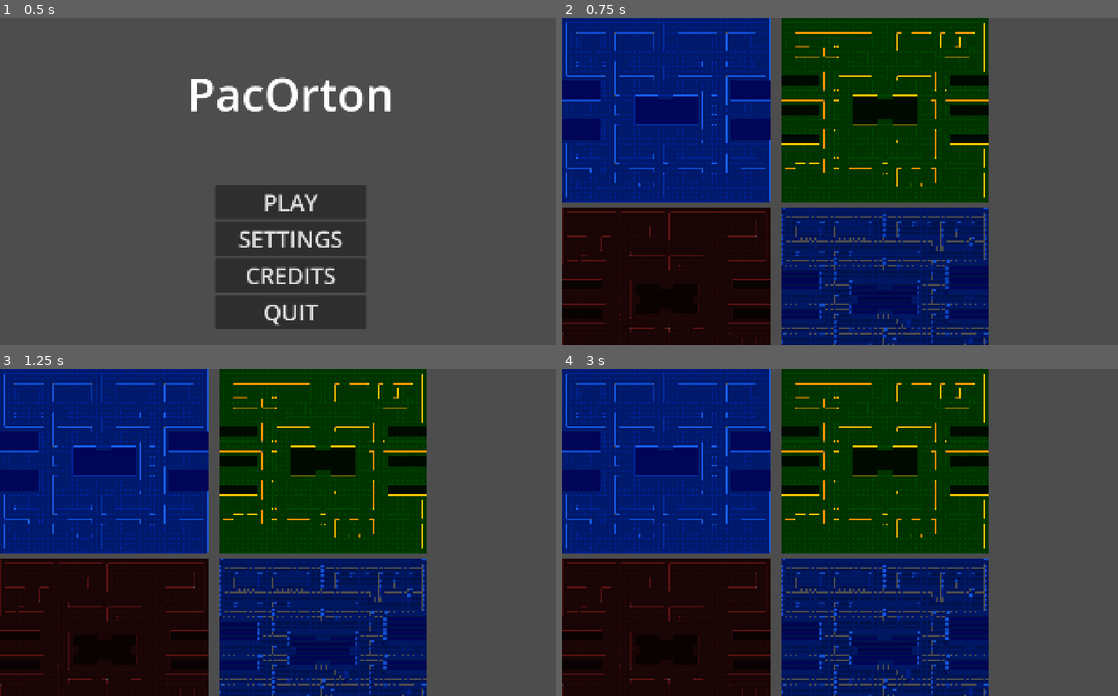
Above: before the commit, frames 1-4 (two rows, left to right).
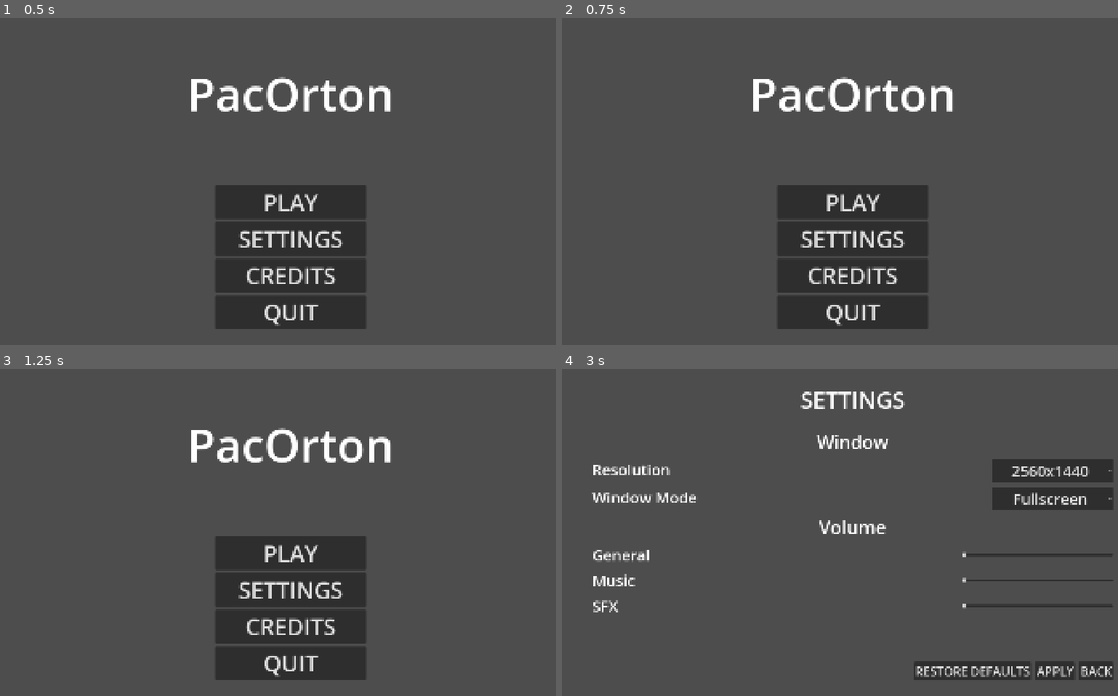
Above: after the commit, the same moments.

Repository: Ferreira06/PacOrton
Game: Godot game, scene res://main_menu.tscn
The game is run twice, just before and just after one commit, with the same random seed, the same clock (stepped at 60 frames per second) and the same inputs.
Inputs (mouse positions are in pixels of both pictures, inside the frame that each line leads up to):
- Up to frame 1 (0.5 s): no input
- Up to frame 2 (0.75 s): click "PLAY" at 0.5 s
- Up to frame 3 (1.25 s): no input
- Up to frame 4 (3 s): click (851, 552) at 1.25 s, where only the run after the commit has a clickable "PLAY"; click (851, 552) at 2 s, where only the run after the commit has a clickable "PLAY"; click (851, 591) at 2.75 s, where only the run after the commit has a clickable "SETTINGS"

Frame 1 is identical in both runs. In frame 2, 74% of the frame differs, in the area x 0-77%, y 0-100%; in frame 3, 74%; in frame 4, 77%, in the area x 0-99%, y 0-100%.

Commit message:
chore: buttons' scripts changed to embedded for better organization

Diff:
--- a/main_menu.tscn
+++ b/main_menu.tscn
@@ -1,17 +1,32 @@
-[gd_scene load_steps=6 format=3 uid="uid://c30qrm1xpi7yk"]
-
-[ext_resource type="Script" uid="uid://cill75o65jf1f" path="res://play.gd" id="1_06t4h"]
-[ext_resource type="Script" uid="uid://daartcxye8tln" path="res://quit.gd" id="2_7vrkn"]
-[ext_resource type="Script" uid="uid://c6rbt8ikshhll" path="res://settings.gd" id="2_fu7sn"]
+[gd_scene load_steps=5 format=3 uid="uid://c30qrm1xpi7yk"]
 
 [sub_resource type="Theme" id="Theme_rhts7"]
 
-[sub_resource type="GDScript" id="GDScript_fu7sn"]
+[sub_resource type="GDScript" id="GDScript_rhts7"]
+resource_name = "play_button"
 script/source = "extends Button
 
 
 func _pressed() -> void:
-	get_tree().change_scene_to_file(\"res://credits_menu.tscn\")
+	get_tree().change_scene_to_file(\"res://main_menu.tscn\")
+"
+
+[sub_resource type="GDScript" id="GDScript_7vrkn"]
+resource_name = "settings_button"
+script/source = "extends Button
+
+
+func _pressed() -> void:
+	get_tree().change_scene_to_file(\"res://settings_menu.tscn\")
+"
+
+[sub_resource type="GDScript" id="GDScript_06t4h"]
+resource_name = "quit_button"
+script/source = "extends Button
+
+
+func _pressed() -> void:
+	get_tree().quit()
 "
 
 [node name="MainMenu" type="Control"]
@@ -43,7 +58,7 @@
 layout_mode = 2
 theme_override_font_sizes/font_size = 75
 text = "PLAY"
-script = ExtResource("1_06t4h")
+script = SubResource("GDScript_rhts7")
 
 [node name="Settings" type="Button" parent="CenterContainer/MainButtons"]
 custom_minimum_size = Vector2(500, 0)
@@ -51,7 +66,7 @@
 theme_override_font_sizes/font_size = 75
 text = "SETTINGS
 "
-script = ExtResource("2_fu7sn")
+script = SubResource("GDScript_7vrkn")
 
 [node name="Credits" type="Button" parent="CenterContainer/MainButtons"]
 custom_minimum_size = Vector2(500, 0)
@@ -59,7 +74,6 @@
 theme_override_font_sizes/font_size = 75
 text = "CREDITS
 "
-script = SubResource("GDScript_fu7sn")
 
 [node name="Quit" type="Button" parent="CenterContainer/MainButtons"]
 custom_minimum_size = Vector2(500, 0)
@@ -67,4 +81,4 @@
 theme_override_font_sizes/font_size = 75
 text = "QUIT
 "
-script = ExtResource("2_7vrkn")
+script = SubResource("GDScript_06t4h")
--- a/play.gd
+++ /dev/null
@@ -1,5 +0,0 @@
-extends Button
-
-
-func _pressed() -> void:
-	get_tree().change_scene_to_file("res://main_game.tscn")
--- a/quit.gd
+++ /dev/null
@@ -1,5 +0,0 @@
-extends Button
-
-
-func _pressed() -> void:
-	get_tree().quit()
--- a/settings.gd
+++ /dev/null
@@ -1,5 +0,0 @@
-extends Button
-
-
-func _pressed() -> void:
-	get_tree().change_scene_to_file("res://settings_menu.tscn")
Not shown, removed: play.gd.uid
Not shown, removed: quit.gd.uid
Not shown, removed: settings.gd.uid
